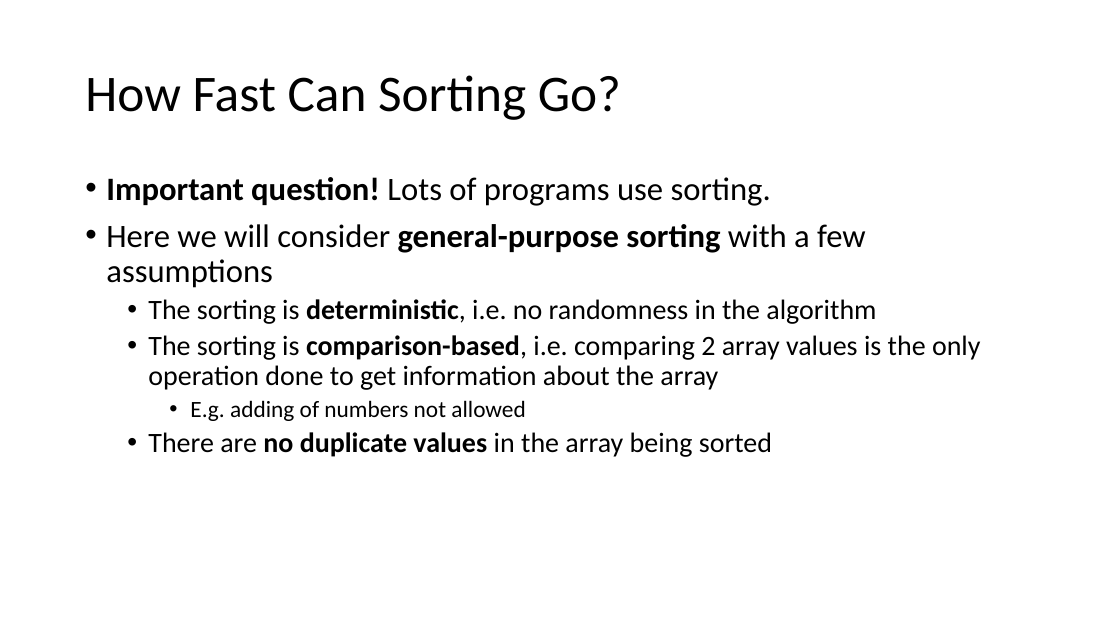
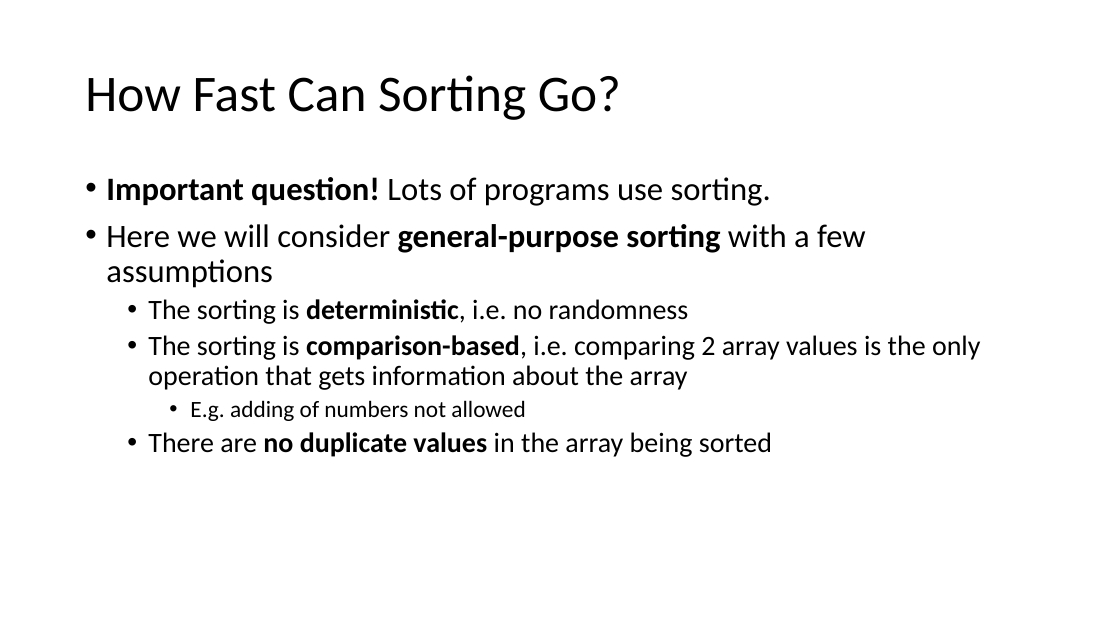
Before and after one commit to tjd1234/cmpt225fall2023, a slide deck: slide 56 of lecture_notes/week9/week9_sorting.pptx. Drawn at 1120x630 pixels with LibreOffice and Linux fonts; fonts in the diff are those of the drawing. Boxes give left, top, right and bottom in pixels: in the first picture for what was removed or moved away, otherwise in the second. Text is boxed around its words. In the diff, an @@ line names an element or a change of style, - is before the commit and + after.

```diff
--- a/lecture_notes/week9/week9_sorting.pptx
+++ b/lecture_notes/week9/week9_sorting.pptx
@@ text at box(148, 299, 981, 390): text changed @@
-  • The sorting is deterministic, i.e. no randomness in the algorithm
-  • The sorting is comparison-based, i.e. comparing 2 array values is the only operation done to get information about the array
+  • The sorting is deterministic, i.e. no randomness
+  • The sorting is comparison-based, i.e. comparing 2 array values is the only operation that gets information about the array
```
Also in this commit, not shown: 27 other slides changed, 3 slides added, 1 slide removed, 2 other files.
